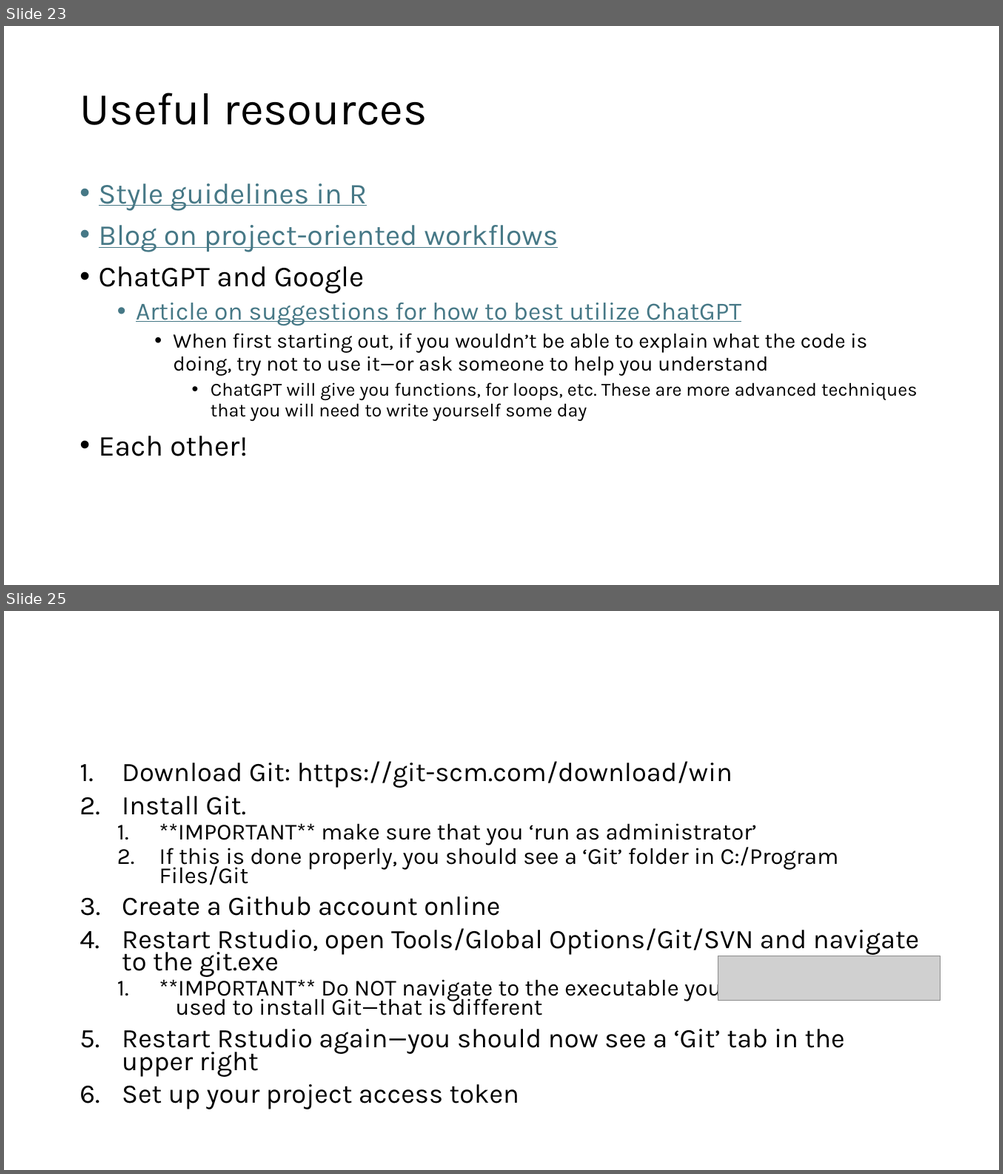
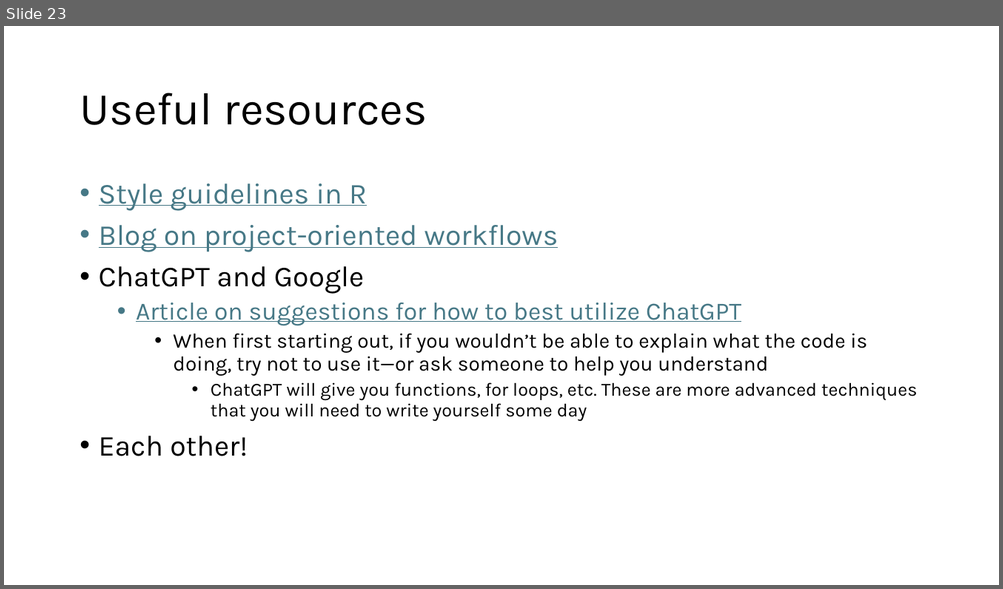
Before and after one commit to wwoelmer/R_Workshop_UoW_2024, a slide deck: R Workshop.pptx. Shown one above the other, each under a label of ours: slides 23 and 25 before the commit, slide 23 after it; the slides between them are not shown. The pictures are 1003x1174 and 1003x589 pixels, drawn with LibreOffice and Linux fonts; fonts in the diff are those of the drawing; grey boxes stand for pictures. Boxes give left, top, right and bottom in pixels: in the first picture for what was removed or moved away, otherwise in the second. Text is boxed around its words. In the diff, an @@ line names an element or a change of style, - is before the commit and + after.

```diff
--- a/R Workshop.pptx
+++ b/R Workshop.pptx
@@ slide 25 removed at (4, 611, 999, 1170), background #FFFFFF @@
@@ text removed at (122, 761, 919, 1110) @@
-1. Download Git: https://git-scm.com/download/win
-2. Install Git.
-  1. **IMPORTANT** make sure that you ‘run as administrator’
-  2. If this is done properly, you should see a ‘Git’ folder in C:/Program Files/Git
-3. Create a Github account online
-4. Restart Rstudio, open Tools/Global Options/Git/SVN and navigate to the git.exe
-  1. **IMPORTANT** Do NOT navigate to the executable you used to install Git—that is different
-5. Restart Rstudio again—you should now see a ‘Git’ tab in the upper right
-6. Set up your project access token
@@ picture removed at (718, 957, 939, 1000) @@
```
Also in this commit, not shown: 5 slides changed, 1 other slide removed.
